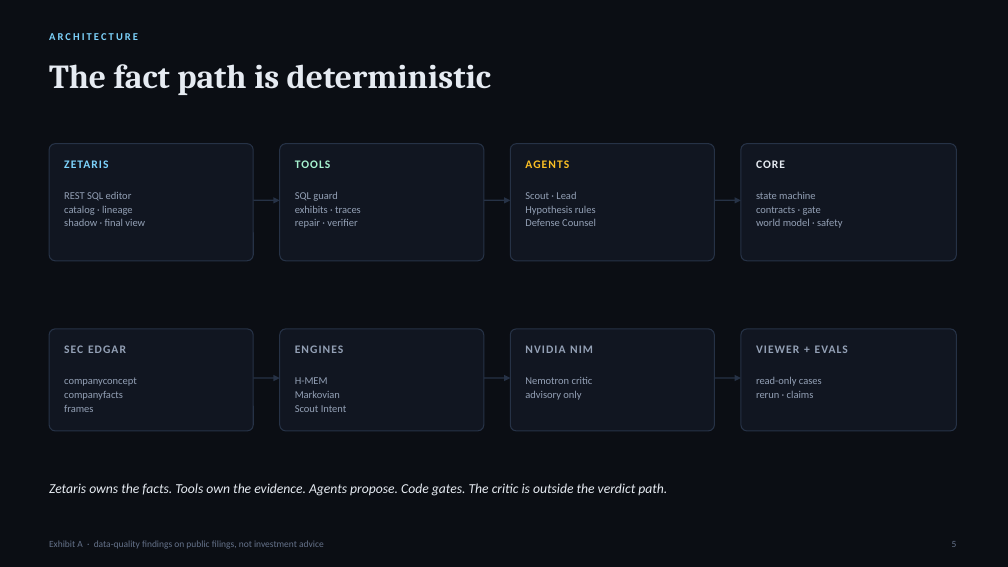
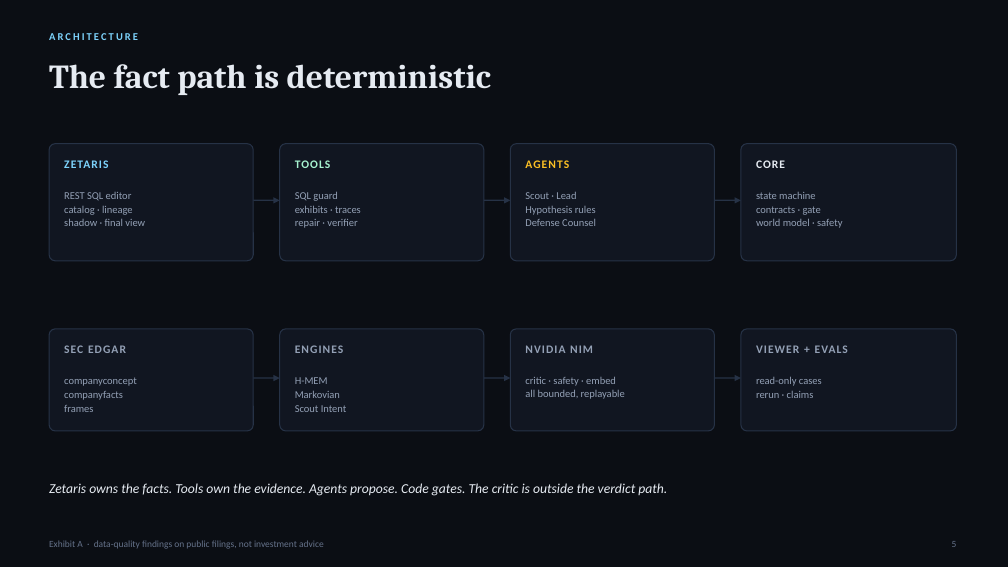
Before and after one commit to big14way/exhibit-a, a slide deck: slide 5 of deck/exhibit-a-deck.pptx. Drawn at 1008x567 pixels with LibreOffice and Linux fonts; fonts in the diff are those of the drawing. Boxes give left, top, right and bottom in pixels: in the first picture for what was removed or moved away, otherwise in the second. Text is boxed around its words. In the diff, an @@ line names an element or a change of style, - is before the commit and + after.

Commit message:
Update the deck for the three Nemotron roles, 18/18 claims, 69 tests and the committed live close

```diff
--- a/deck/exhibit-a-deck.pptx
+++ b/deck/exhibit-a-deck.pptx
@@ text at bbox=[525, 377, 625, 399]: text changed @@
-Nemotron critic
-advisory only
+critic · safety · embed
+all bounded, replayable
```
Also in this commit, not shown: 4 other slides changed, 2 other files.
